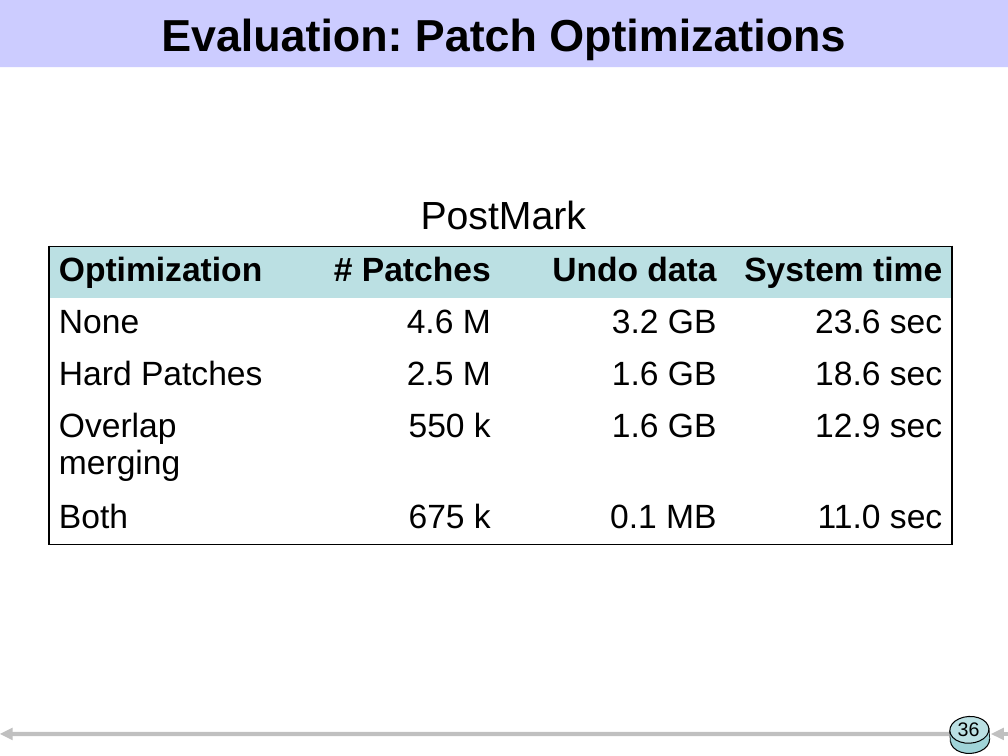
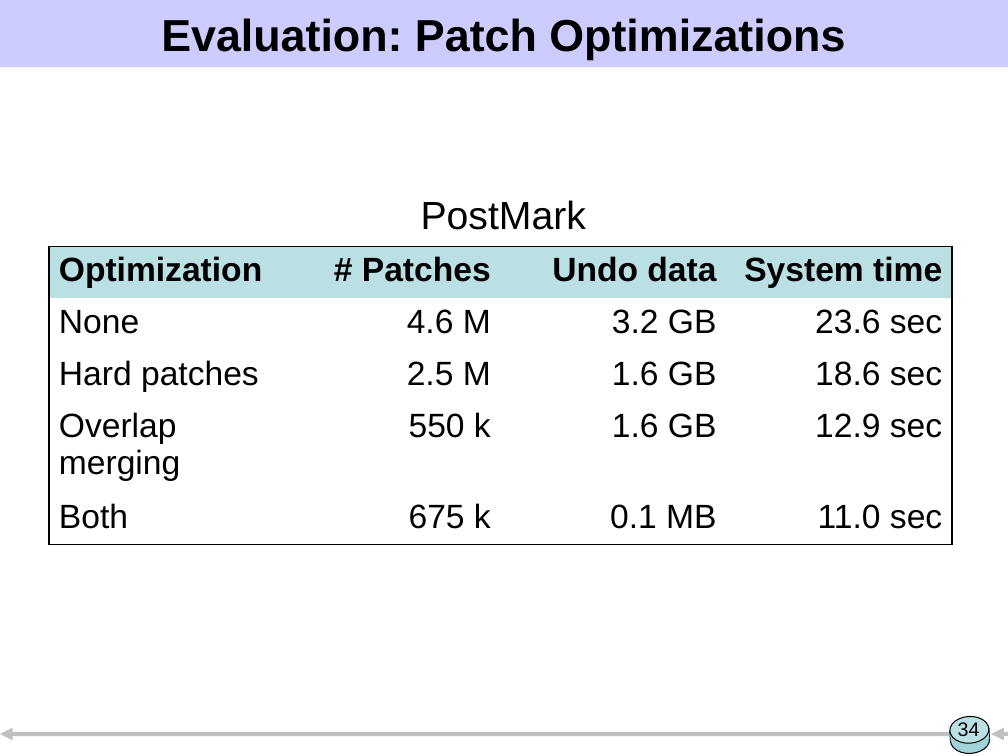
Before and after one commit to ucla-readable/fstitch-doc, a slide deck: slide 34 of sosp/pres.ppt (slide 36 before the commit). Drawn at 1008x756 pixels with LibreOffice and Linux fonts; fonts in the diff are those of the drawing. Boxes give left, top, right and bottom in pixels: in the first picture for what was removed or moved away, otherwise in the second. Text is boxed around its words. In the diff, an @@ line names an element or a change of style, - is before the commit and + after.

```diff
--- a/sosp/pres.ppt
+++ b/sosp/pres.ppt
@@ table at (49,246,953,544) @@
-row 3, column 1: Hard Patches
+row 3, column 1: Hard patches
@@ page number at (958,722,980,741): text changed @@
-36
+34
```
Also in this commit, not shown: 13 other slides changed, 2 slides added, 5 slides removed, 1 other file.
